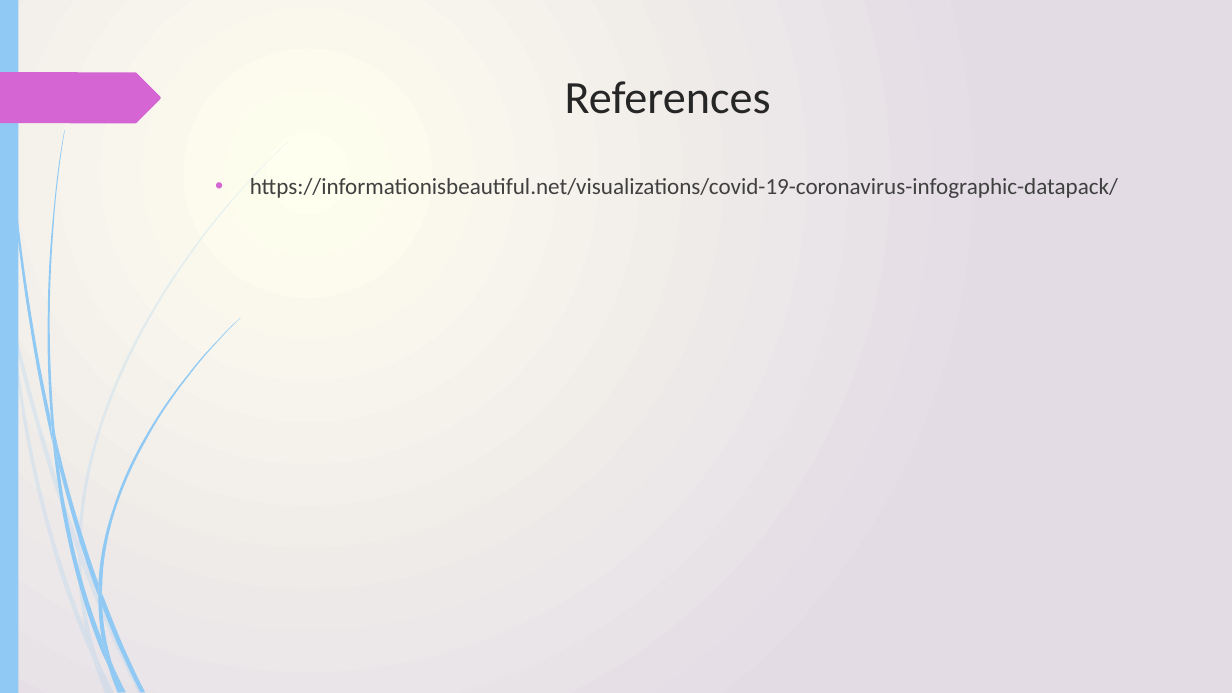
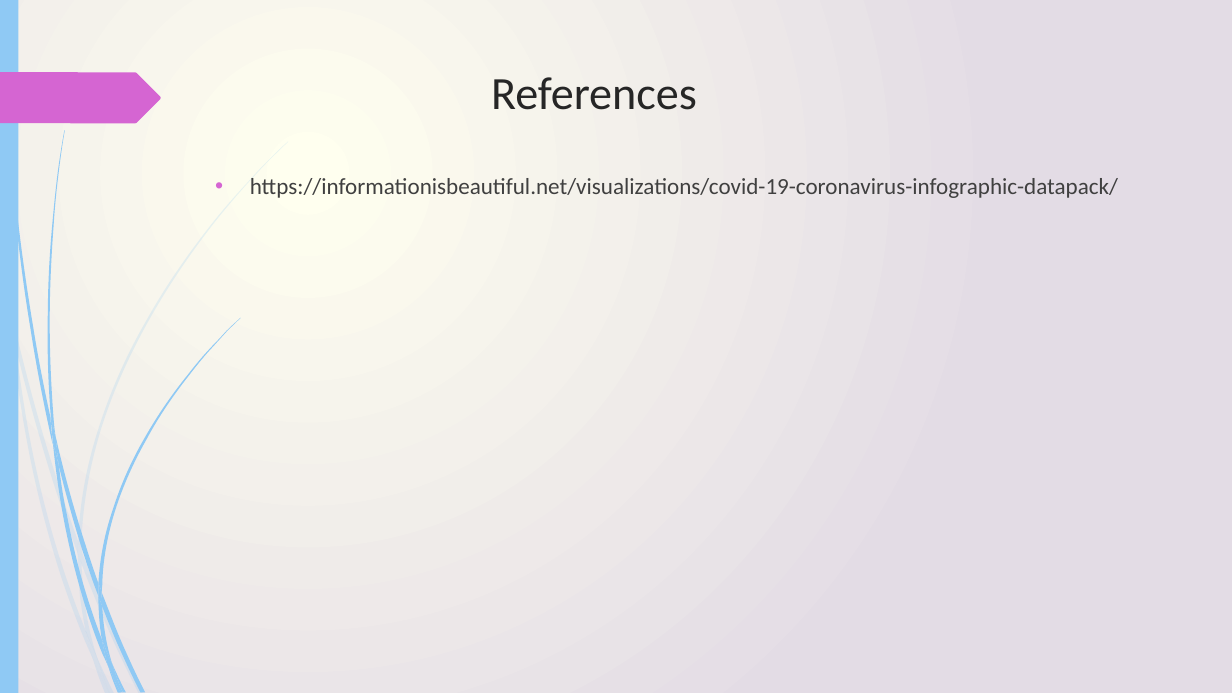
Before and after one commit to JYOTHY-DAS/Data-Analysis-Slides, a slide deck: slide 19 of Logarithmic curves.pptx (slide 15 before the commit). Drawn at 1232x693 pixels with LibreOffice and Linux fonts; fonts in the diff are those of the drawing. Boxes give left, top, right and bottom in pixels: in the first picture for what was removed or moved away, otherwise in the second. Text is boxed around its words. In the diff, an @@ line names an element or a change of style, - is before the commit and + after.

```diff
--- a/Logarithmic curves.pptx
+++ b/Logarithmic curves.pptx
@@ title "References": place and size @@
-title "References" at (565,81,771,114)
+title "References" at (491,77,697,110)
```
Also in this commit, not shown: 2 other slides changed, 4 slides added.
